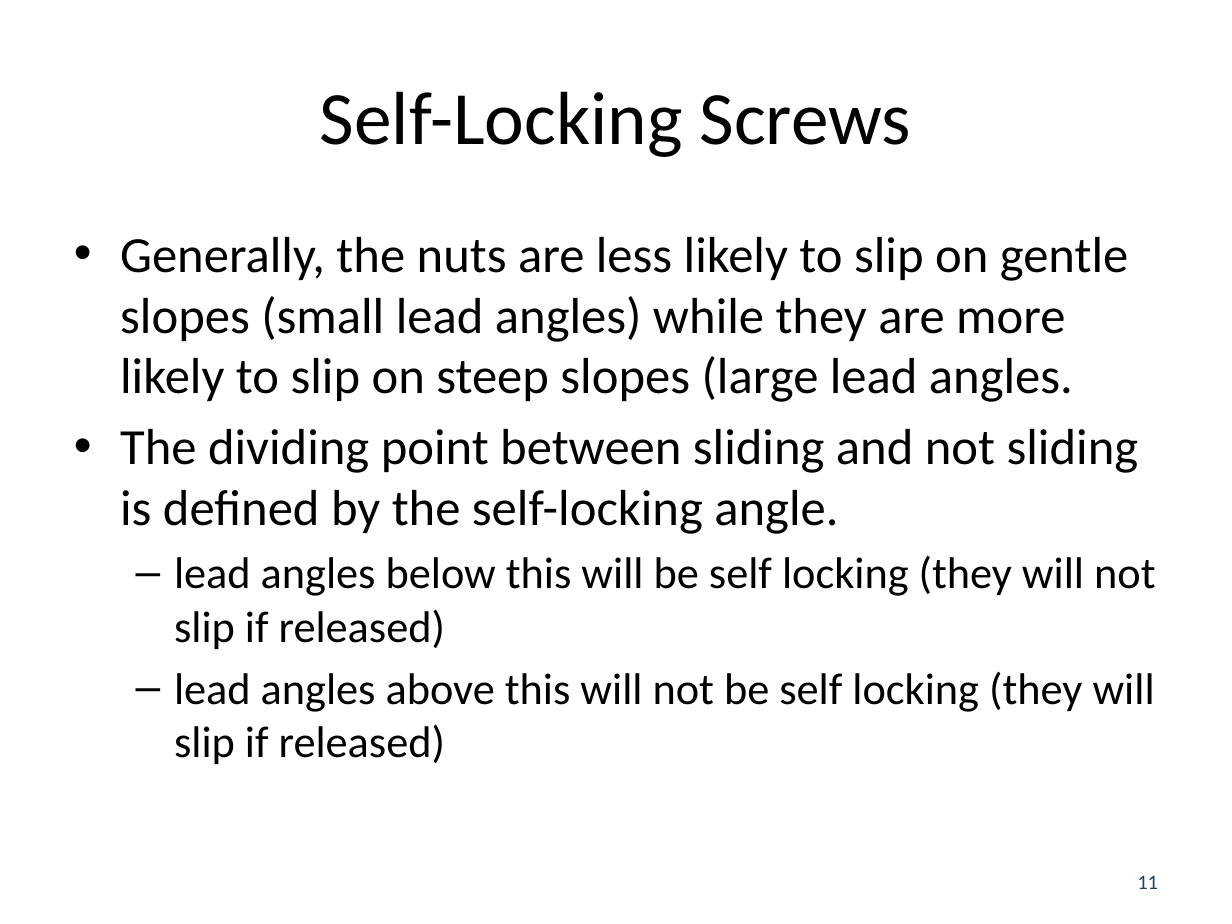
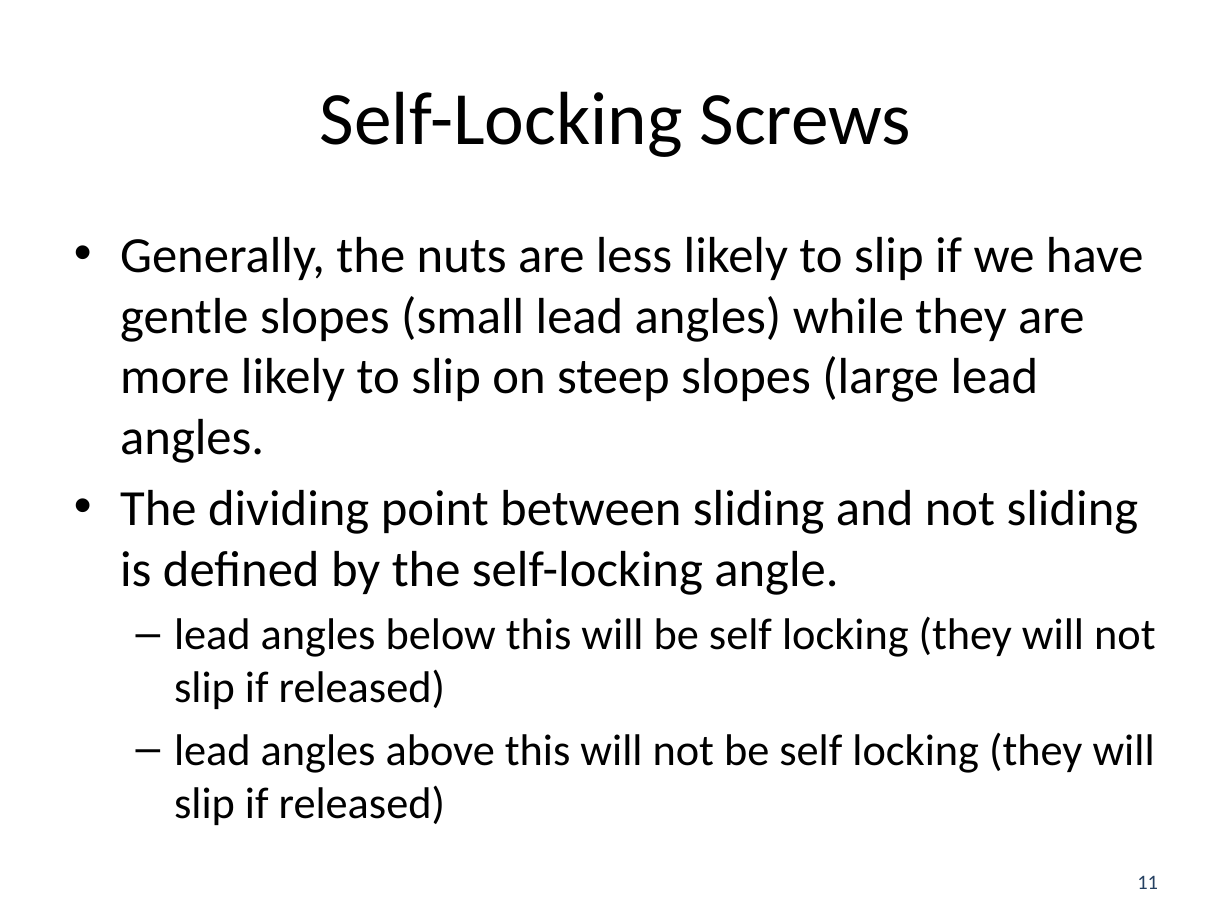
Before and after one commit to JacobMoore/mechanics_textbook, a slide deck: slide 11 of Lecture Slides/VideoLectureSlides/7.4.pptx. Drawn at 1232x924 pixels with LibreOffice and Linux fonts; fonts in the diff are those of the drawing. Boxes give left, top, right and bottom in pixels: in the first picture for what was removed or moved away, otherwise in the second. Text is boxed around its words. In the diff, an @@ line names an element or a change of style, - is before the commit and + after.

```diff
--- a/Lecture Slides/VideoLectureSlides/7.4.pptx
+++ b/Lecture Slides/VideoLectureSlides/7.4.pptx
@@ text at [120, 237, 1144, 463]: text changed @@
-• Generally, the nuts are less likely to slip on gentle slopes (small lead angles) while they are more likely to slip on steep slopes (large lead angles.
+• Generally, the nuts are less likely to slip if we have gentle slopes (small lead angles) while they are more likely to slip on steep slopes (large lead angles.
```
Also in this commit, not shown: 41 other files.
